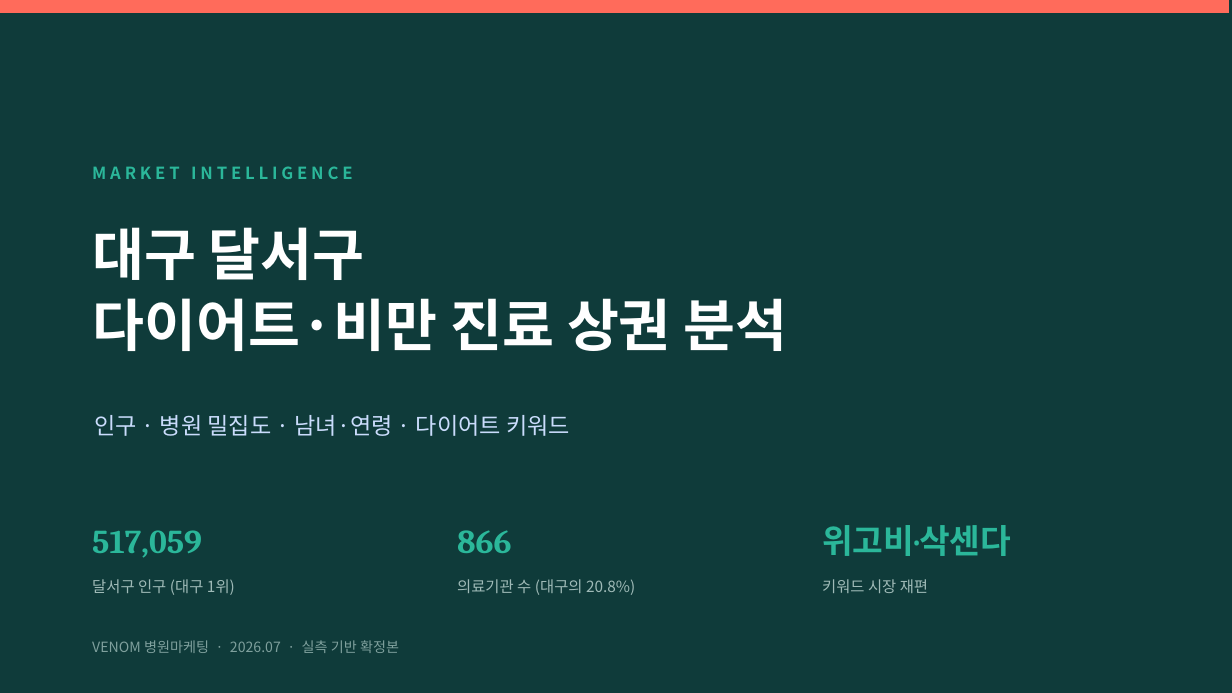
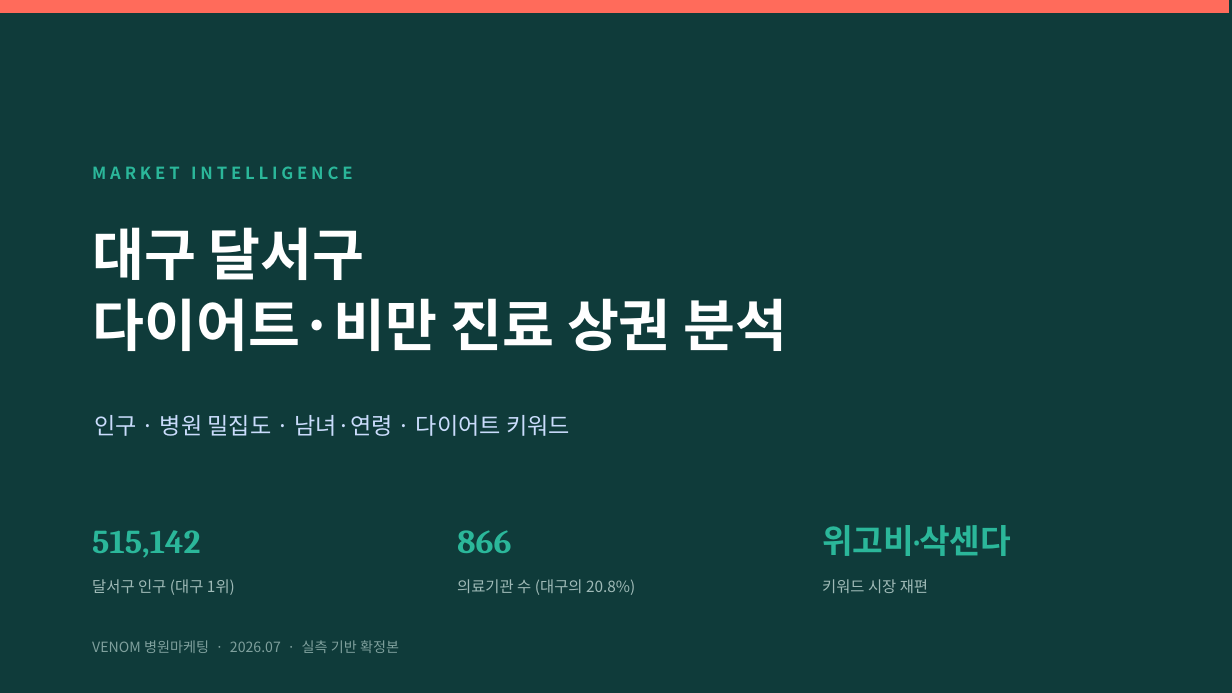
Before and after one commit to recon9973-lang/desktop-tutorial, a slide deck: slide 1 of docs/analysis/대구-달서구-다이어트-상권분석.pptx. Drawn at 1232x693 pixels with LibreOffice and Linux fonts; fonts in the diff are those of the drawing. Boxes give left, top, right and bottom in pixels: in the first picture for what was removed or moved away, otherwise in the second. Text is boxed around its words. In the diff, an @@ line names an element or a change of style, - is before the commit and + after.

```diff
--- a/docs/analysis/대구-달서구-다이어트-상권분석.pptx
+++ b/docs/analysis/대구-달서구-다이어트-상권분석.pptx
@@ text at (92,530,200,558): text changed @@
-517,059
+515,142
```
Also in this commit, not shown: 9 other slides changed, 1 other file.
